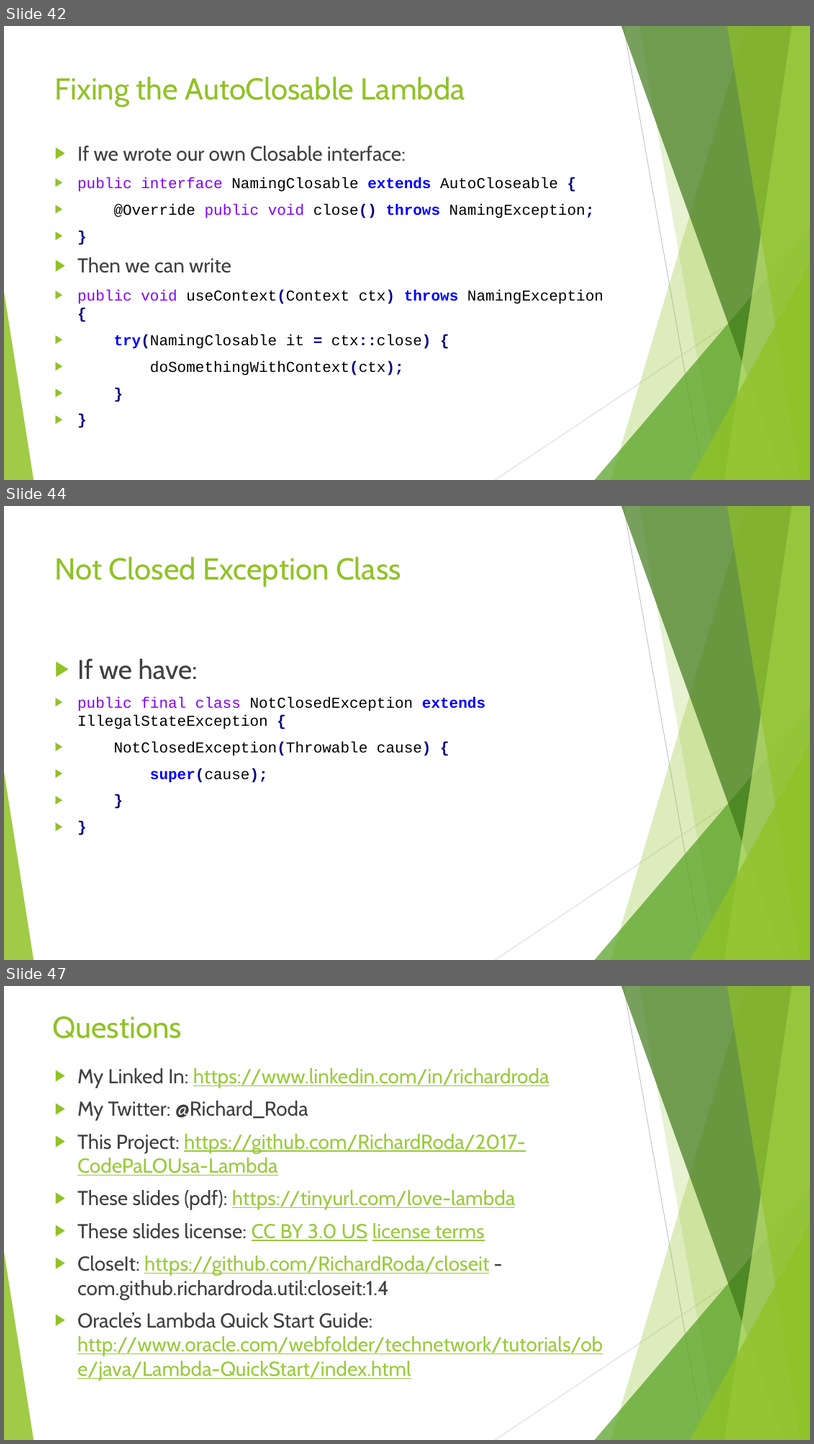
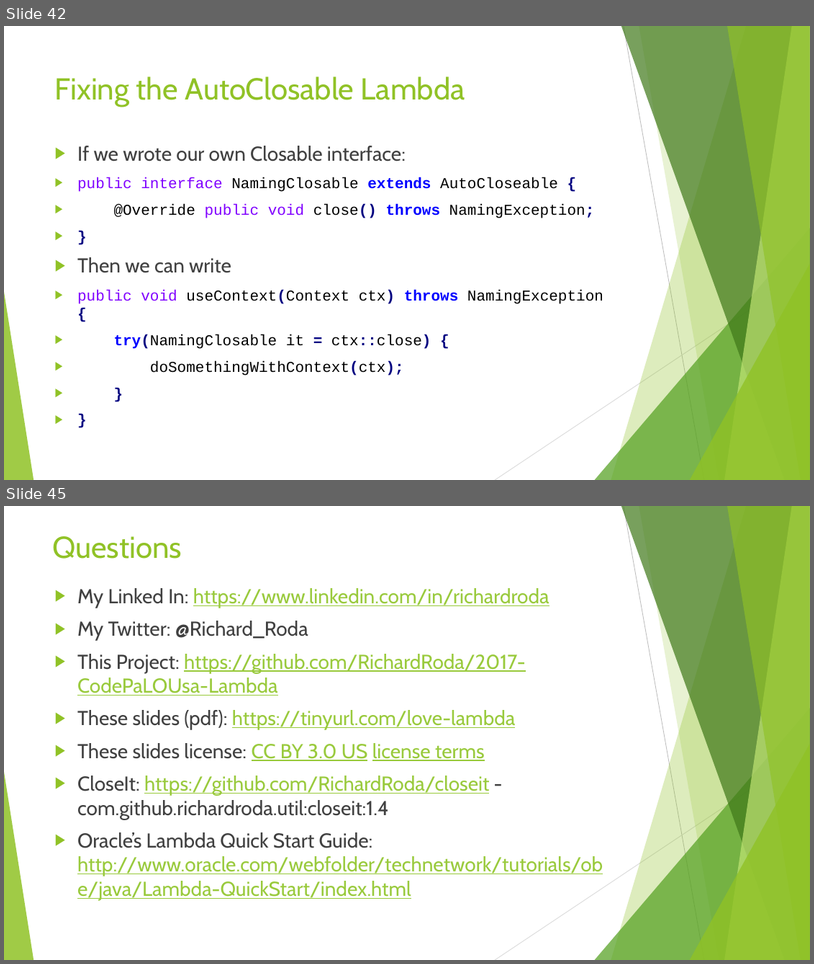
Before and after one commit to RichardRoda/2017-CodePaLOUsa-Lambda, a slide deck: Learning to Love the Lambda in the Stream.pptx. Shown one above the other, each under a label of ours: slides 42, 44 and 47 before the commit, slides 42 and 45 after it; the slides between them are not shown. The pictures are 814x1444 and 814x964 pixels, drawn with LibreOffice and Linux fonts; fonts in the diff are those of the drawing. Boxes give left, top, right and bottom in pixels: in the first picture for what was removed or moved away, otherwise in the second. Text is boxed around its words. In the diff, an @@ line names an element or a change of style, - is before the commit and + after.

```diff
--- a/Learning to Love the Lambda in the Stream.pptx
+++ b/Learning to Love the Lambda in the Stream.pptx
@@ slide 44 removed at <box>4,506,810,960</box>, background #FFFFFF; not listed: 10 template elements that a slide beside it also shows @@
@@ title removed at <box>55,556,401,587</box> @@
-Not Closed Exception Class
@@ text removed at <box>77,659,486,782</box> @@
-▶ If we have:
-▶ public final class NotClosedException extends IllegalStateException {
-▶ NotClosedException(Throwable cause) {
-▶ super(cause);
-▶ }
-▶ }
@@ what was slide 47 is now slide 45 @@
```
Also in this commit, not shown: 1 slide changed, 2 slides added, 3 other slides removed, 1 other file.
